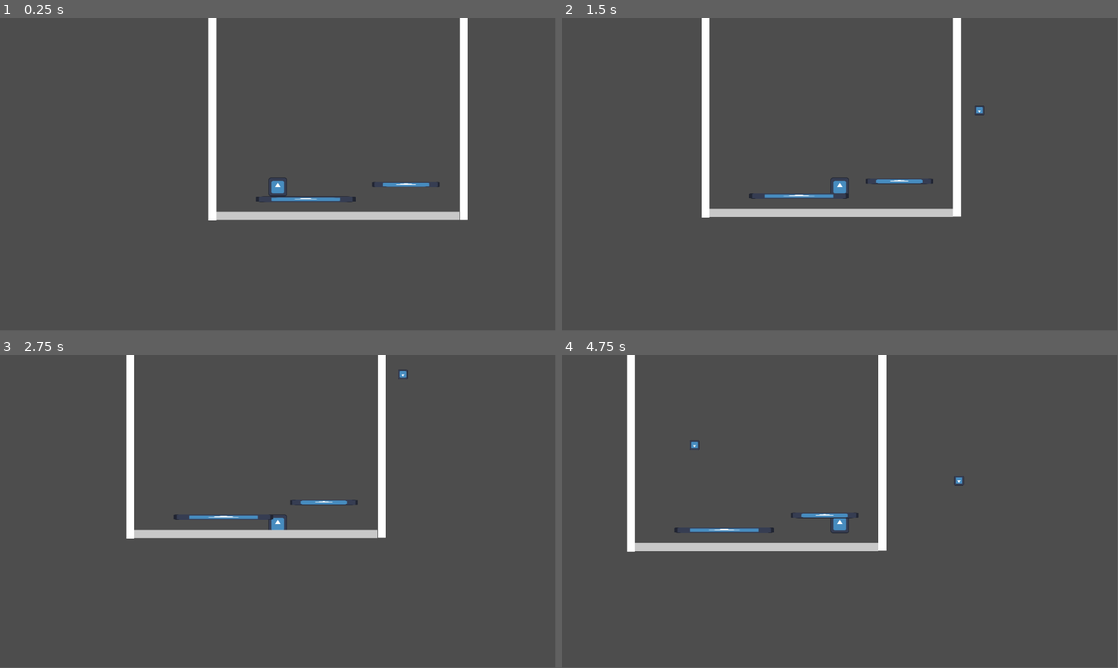
Above: before the commit, frames 1-4 (two rows, left to right).
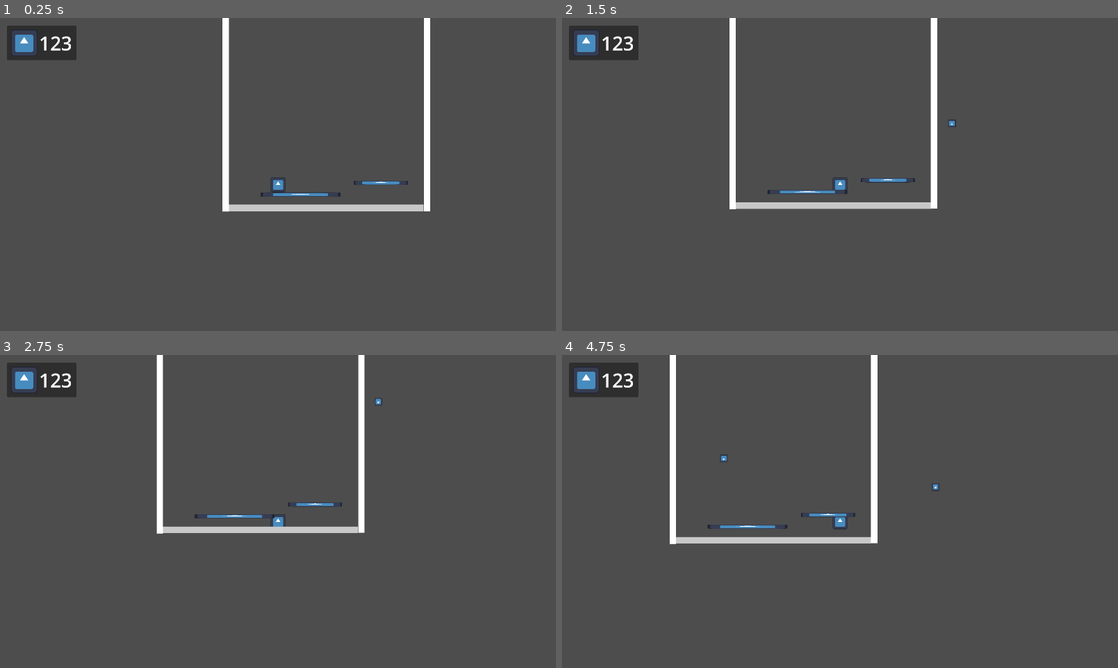
Above: after the commit, the same moments.

Repository: thomaswxu/adventures-in-scramble
Game: Godot game, scene res://Scenes/world.tscn
The game is run twice, just before and just after one commit, with the same random seed, the same clock (stepped at 60 frames per second) and the same inputs. The engine's default icon, where the game draws it, is replaced by a stand-in: a white triangle on a blue panel in a dark square.
Inputs:
- Up to frame 1 (0.25 s): no input
- Up to frame 2 (1.5 s): hold Down (fast_fall) 0.53-1.28 s; hold Right (move_right) from 0.53 s (still down); tap Up (jump) at 0.77 s; tap Down (fast_fall) at 1.35 s
- Up to frame 3 (2.75 s): tap Up (jump) at 1.52 s; release Right (move_right) at 2.03 s; hold Left (move_left) from 2.03 s (still down); hold Down (fast_fall) from 2.03 s (still down)
- Up to frame 4 (4.75 s): tap Enter at 2.75 s; release Left (move_left) at 2.78 s; release Down (fast_fall) at 2.78 s; hold Right (move_right) 2.78-4.28 s; tap Down (fast_fall) at 2.85, 4.35 s; tap Up (jump) at 3.02, 3.77, 4.52 s; hold Down (fast_fall) 3.53-4.28 s; hold Left (move_left) from 4.28 s (still down)
The window is 799x449 before the commit and 800x450 after it. Grey fills any space a smaller window leaves; there, only what the larger window draws over its background counts as a difference.

The runs differ from the first frame. In frame 1, 7.2% of the frame differs, in the area x 1-85%, y 0-65%; in frame 2, 7.0%; in frame 3, 5.9%; in frame 4, 6.6%.

Commit message:
Add UI element

Diff:
--- a/AdventuresInScramble_GD/Scenes/world.tscn
+++ b/AdventuresInScramble_GD/Scenes/world.tscn
@@ -17,6 +17,9 @@
 
 [sub_resource type="RectangleShape2D" id="RectangleShape2D_62kl7"]
 size = Vector2(57, 3349)
+
+[sub_resource type="LabelSettings" id="LabelSettings_vdl4e"]
+font_size = 50
 
 [node name="World" type="Node2D"]
 script = ExtResource("1_opuo8")
@@ -92,4 +95,35 @@
 
 [node name="ObstacleSpawnTimer" type="Timer" parent="."]
 
+[node name="CanvasLayer" type="CanvasLayer" parent="."]
+
+[node name="PanelContainer" type="PanelContainer" parent="CanvasLayer"]
+offset_left = 18.0
+offset_top = 20.0
+offset_right = 198.0
+offset_bottom = 109.0
+
+[node name="MarginContainer" type="MarginContainer" parent="CanvasLayer/PanelContainer"]
+layout_mode = 2
+theme_override_constants/margin_left = 10
+theme_override_constants/margin_top = 10
+theme_override_constants/margin_right = 10
+theme_override_constants/margin_bottom = 10
+
+[node name="GridContainer" type="GridContainer" parent="CanvasLayer/PanelContainer/MarginContainer"]
+layout_mode = 2
+columns = 2
+
+[node name="TextureRect" type="TextureRect" parent="CanvasLayer/PanelContainer/MarginContainer/GridContainer"]
+layout_mode = 2
+texture = ExtResource("2_8tuhx")
+expand_mode = 3
+
+[node name="Label" type="Label" parent="CanvasLayer/PanelContainer/MarginContainer/GridContainer"]
+layout_mode = 2
+text = "123"
+label_settings = SubResource("LabelSettings_vdl4e")
+horizontal_alignment = 1
+vertical_alignment = 1
+
 [connection signal="timeout" from="ObstacleSpawnTimer" to="." method="_on_obstacle_spawn_timer_timeout"]
--- a/AdventuresInScramble_GD/Scripts/obstacle.gd
+++ b/AdventuresInScramble_GD/Scripts/obstacle.gd
@@ -40,8 +40,8 @@
 	else:
 		initial_velocity_angle = randf_range(-PI / 2.0, -PI)
 	velocity = LAUNCH_SPEED * Vector2(cos(initial_velocity_angle), sin(initial_velocity_angle))
-	print("Obstacle spawned, velocity = (" + str(velocity[0]) + ", " + str(velocity[1]) + ")")
+	#print("Obstacle spawned, velocity = (" + str(velocity[0]) + ", " + str(velocity[1]) + ")")
 
 func _on_body_entered(body):
 	if "Player" in body.name:
-		print("player entered" + name)
+		print("Player entered/touched obstacle: " + name)
--- a/AdventuresInScramble_GD/project.godot
+++ b/AdventuresInScramble_GD/project.godot
@@ -14,6 +14,11 @@
 run/main_scene="res://Scenes/world.tscn"
 config/features=PackedStringArray("4.2", "GL Compatibility")
 config/icon="res://icon.svg"
+
+[display]
+
+window/size/viewport_width=1440
+window/size/viewport_height=810
 
 [input]
 
Not shown: 1 places in AdventuresInScramble_GD/Scenes/world.tscn that only renumber resources
